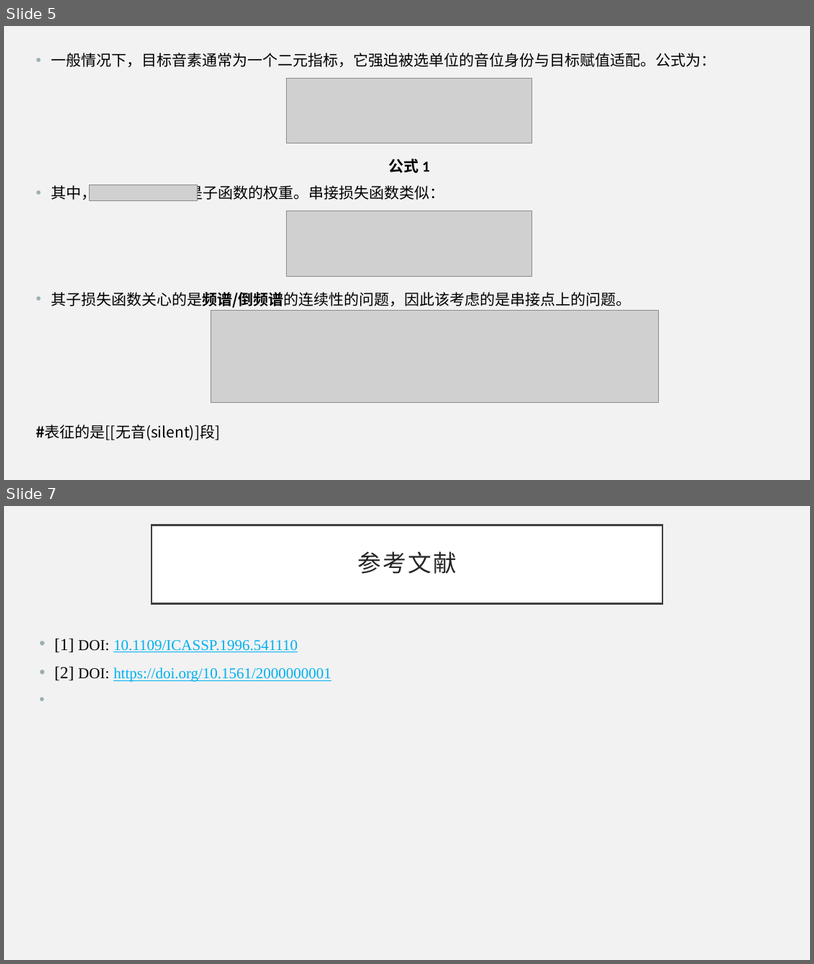
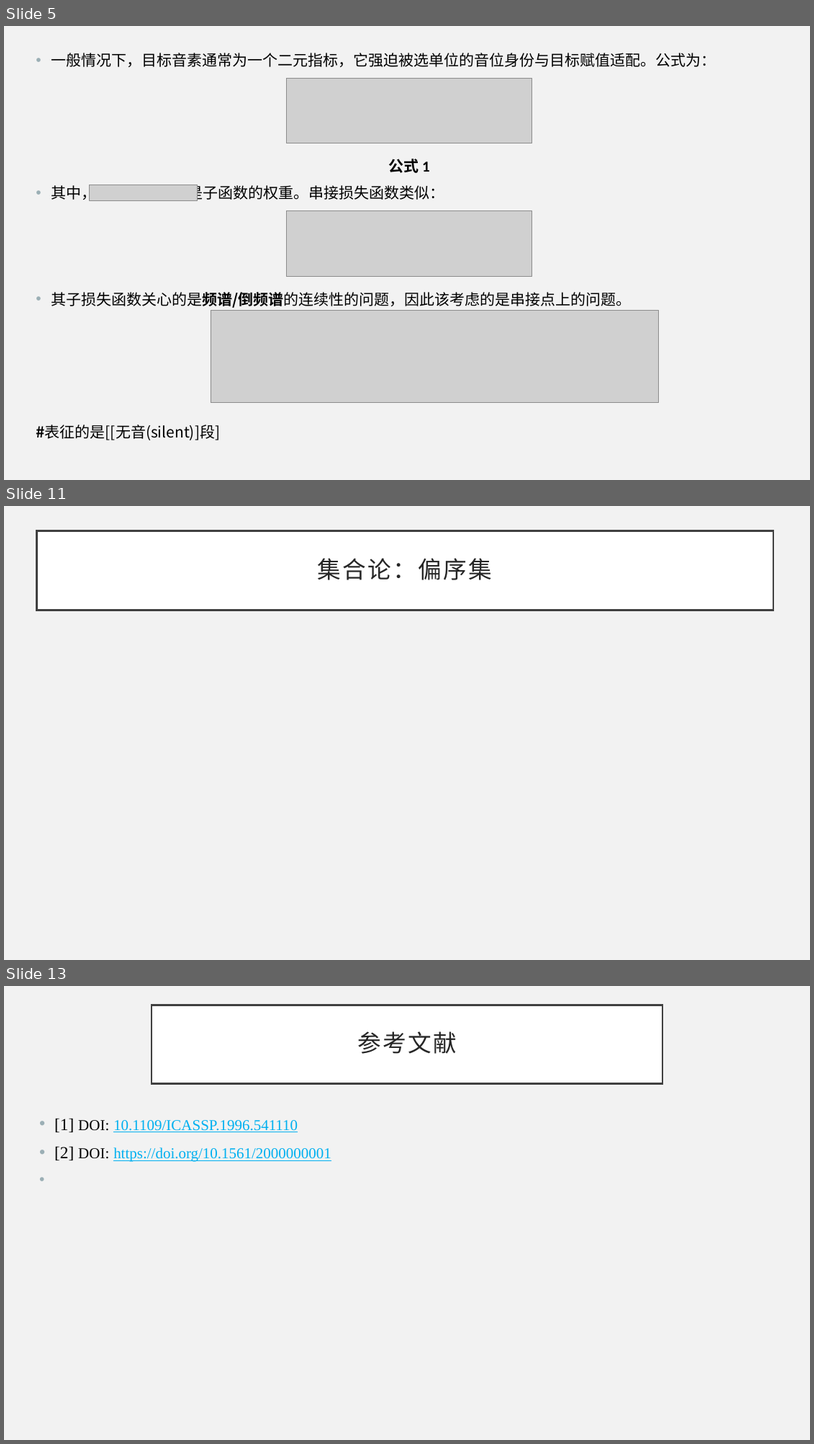
Before and after one commit to HGMT96/my-materials, a slide deck: 语音处理/TTS入门2.pptx. Shown one above the other, each under a label of ours: slides 5 and 7 before the commit, slides 5, 11 and 13 after it; the slides between them are not shown. The pictures are 814x964 and 814x1444 pixels, drawn with LibreOffice and Linux fonts; fonts in the diff are those of the drawing; grey boxes stand for pictures. Boxes give left, top, right and bottom in pixels: in the first picture for what was removed or moved away, otherwise in the second. Text is boxed around its words. In the diff, an @@ line names an element or a change of style, - is before the commit and + after.

```diff
--- a/语音处理/TTS入门2.pptx
+++ b/语音处理/TTS入门2.pptx
@@ slide 11 added at (4,506,810,960), background #F2F2F2 @@
@@ title added at (36,531,774,610), fill #FFFFFF, outline #404040 2.5 pt, 28 pt, text #262626 @@
+集合论：偏序集
@@ what was slide 7 is now slide 13 @@
```
Also in this commit, not shown: 6 other slides added, 1 slide removed.
